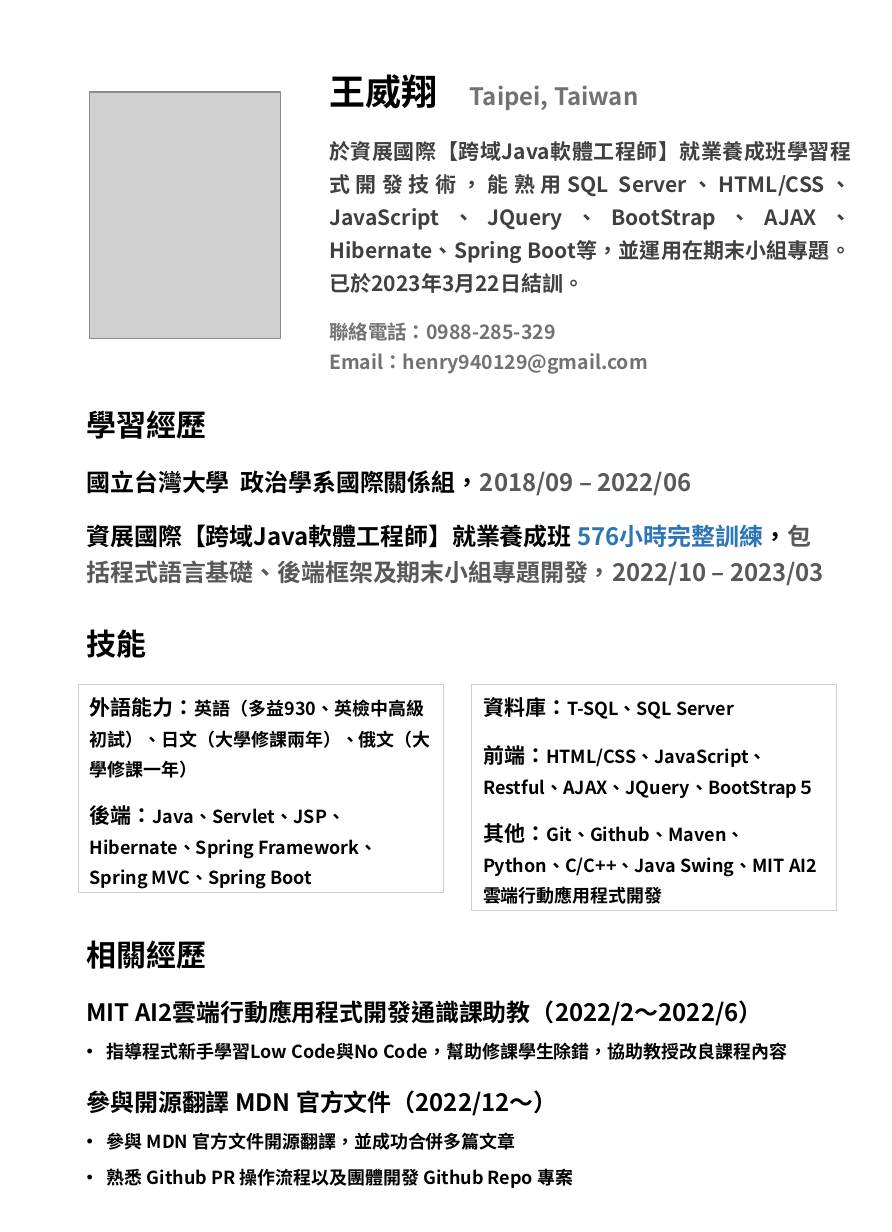
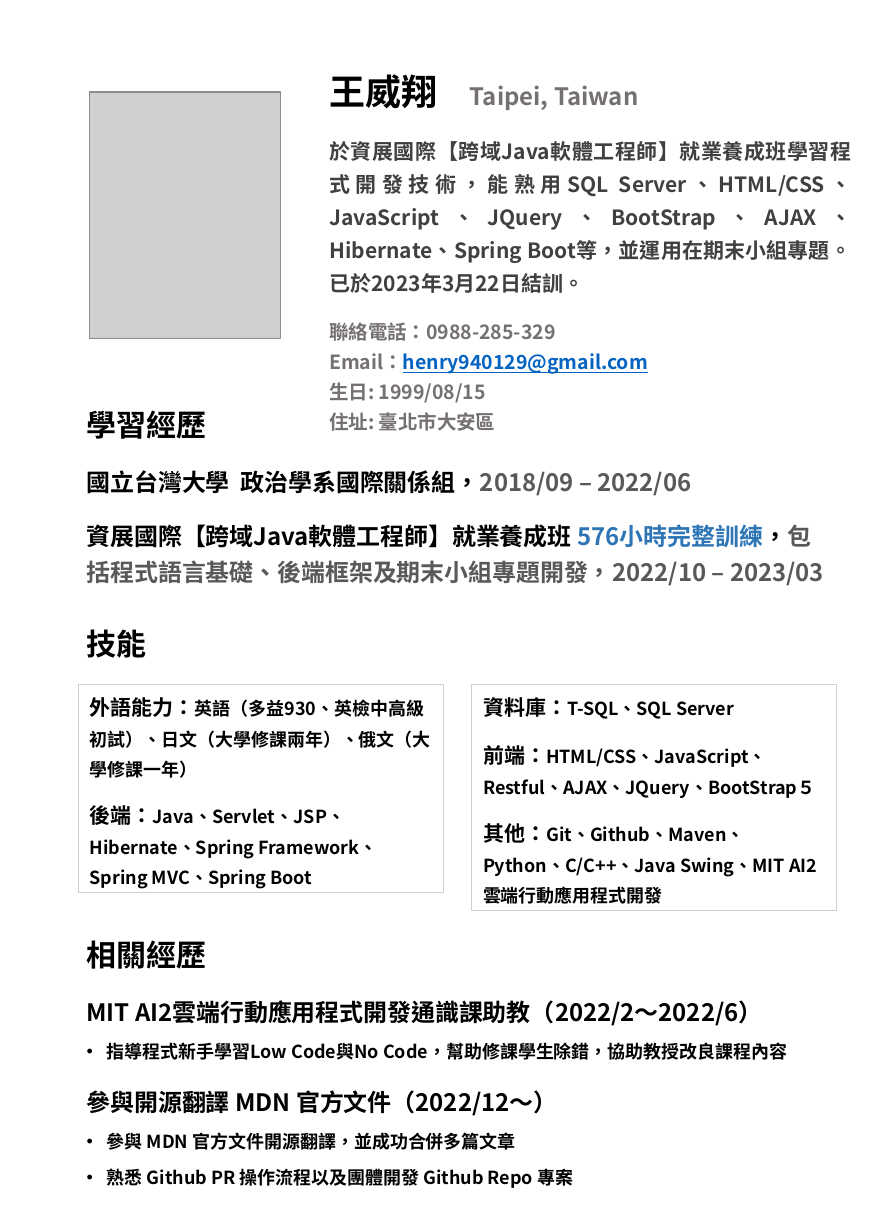
Before and after one commit to weixiang0815/ispanlearningmaterial, a slide deck: slide 1 of 面試資料/王威翔履歷.pptx. Drawn at 892x1232 pixels with LibreOffice and Linux fonts; fonts in the diff are those of the drawing; grey boxes stand for pictures. Boxes give left, top, right and bottom in pixels: in the first picture for what was removed or moved away, otherwise in the second. Text is boxed around its words. In the diff, an @@ line names an element or a change of style, - is before the commit and + after.

```diff
--- a/面試資料/王威翔履歷.pptx
+++ b/面試資料/王威翔履歷.pptx
@@ subtitle at bbox=[329, 353, 648, 374]: text colour #767171 to #0563C1, underline on in "Email：henry940129@gmail.com" @@
@@ subtitle at bbox=[329, 382, 496, 431]: paragraphs added @@
+生日: 1999/08/15
+住址: 臺北市大安區
```
Also in this commit, not shown: 1 other slide changed, 1 other file.
